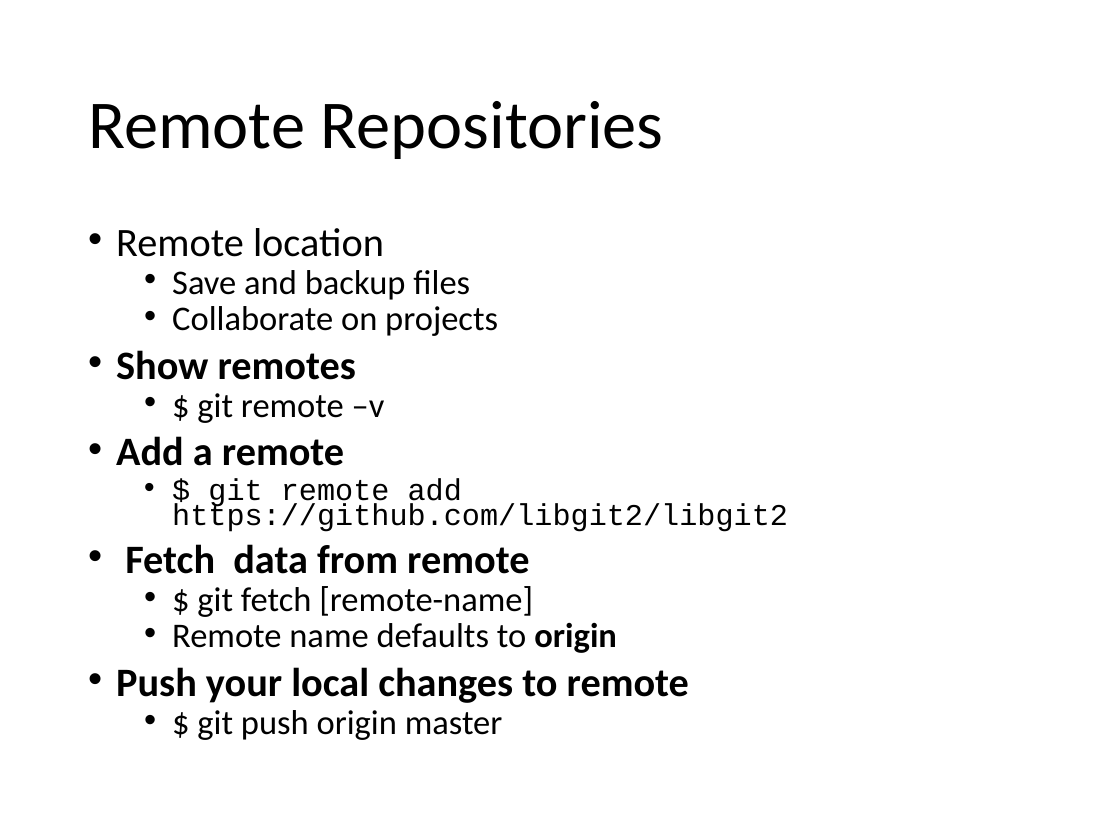
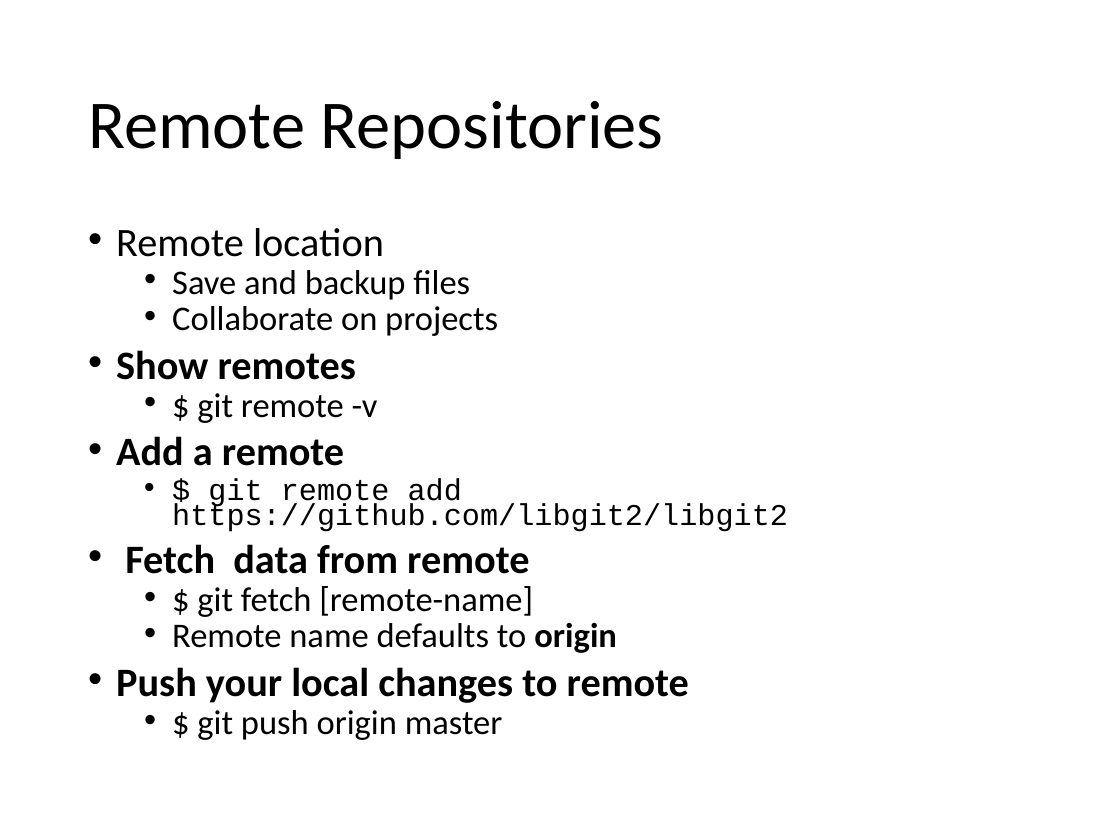
Before and after one commit to WINSTATS-REU/Materials, a slide deck: slide 3 of GitMaterials/3-RemoteRepos.pptx. Drawn at 1120x840 pixels with LibreOffice and Linux fonts; fonts in the diff are those of the drawing. Boxes give left, top, right and bottom in pixels: in the first picture for what was removed or moved away, otherwise in the second. Text is boxed around its words. In the diff, an @@ line names an element or a change of style, - is before the commit and + after.

```diff
--- a/GitMaterials/3-RemoteRepos.pptx
+++ b/GitMaterials/3-RemoteRepos.pptx
@@ text at (197,393,378,423): text changed @@
-  • $ git remote –v
+  • $ git remote -v
```
Also in this commit, not shown: 4 other slides changed, 3 slides added, 1 slide removed, 1 other file.
